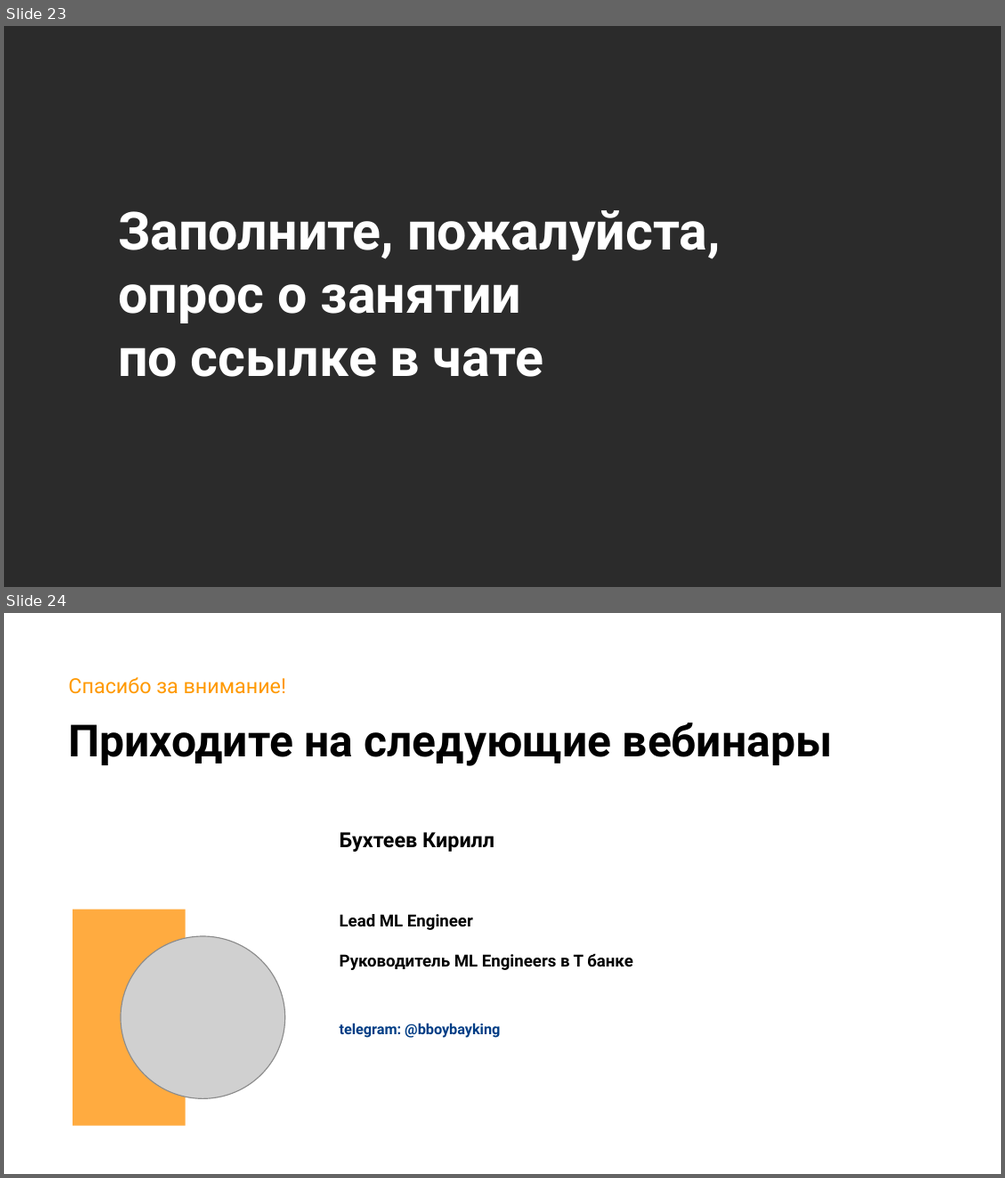
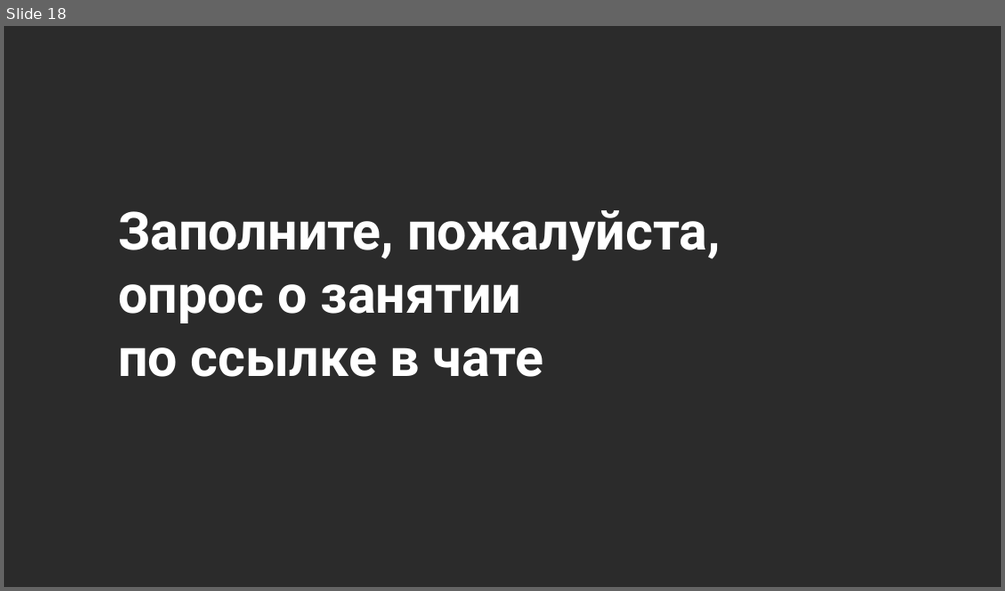
Before and after one commit to stureiko/Otus_lectures, a slide deck: FinML/32 - Real_data/Presentation/Работа с реальными данными и создание ML - моделей для проекта.pptx. Shown one above the other, each under a label of ours: slides 23 and 24 before the commit, slide 18 after it. The pictures are 1005x1178 and 1005x591 pixels, drawn with LibreOffice and Linux fonts; fonts in the diff are those of the drawing; grey boxes stand for pictures; background and template pictures are left out; a plain dark background stands for a picture behind light text. Boxes give left, top, right and bottom in pixels: in the first picture for what was removed or moved away, otherwise in the second. Text is boxed around its words. In the diff, an @@ line names an element or a change of style, - is before the commit and + after.

```diff
--- a/FinML/32 - Real_data/Presentation/Работа с реальными данными и создание ML - моделей для проекта.pptx
+++ b/FinML/32 - Real_data/Presentation/Работа с реальными данными и создание ML - моделей для проекта.pptx
@@ slide 24 removed at (x1=4, y1=613, x2=1001, y2=1174), background picture (left out) @@
@@ subtitle removed at (x1=68, y1=677, x2=286, y2=694) @@
-Спасибо за внимание!
@@ title removed at (x1=68, y1=722, x2=832, y2=766) @@
-Приходите на следующие вебинары
@@ subtitle removed at (x1=340, y1=832, x2=494, y2=852) @@
-Бухтеев Кирилл
@@ rectangle removed at (x1=73, y1=909, x2=186, y2=1126) @@
@@ subtitle removed at (x1=340, y1=914, x2=633, y2=1038) @@
-Lead ML Engineer
-Руководитель ML Engineers в Т банке
-telegram: @bboybayking
@@ picture removed at (x1=121, y1=936, x2=285, y2=1098) @@
@@ what was slide 23 is now slide 18 @@
```
Also in this commit, not shown: 7 slides changed, 2 slides added, 6 other slides removed, 5 other files.
